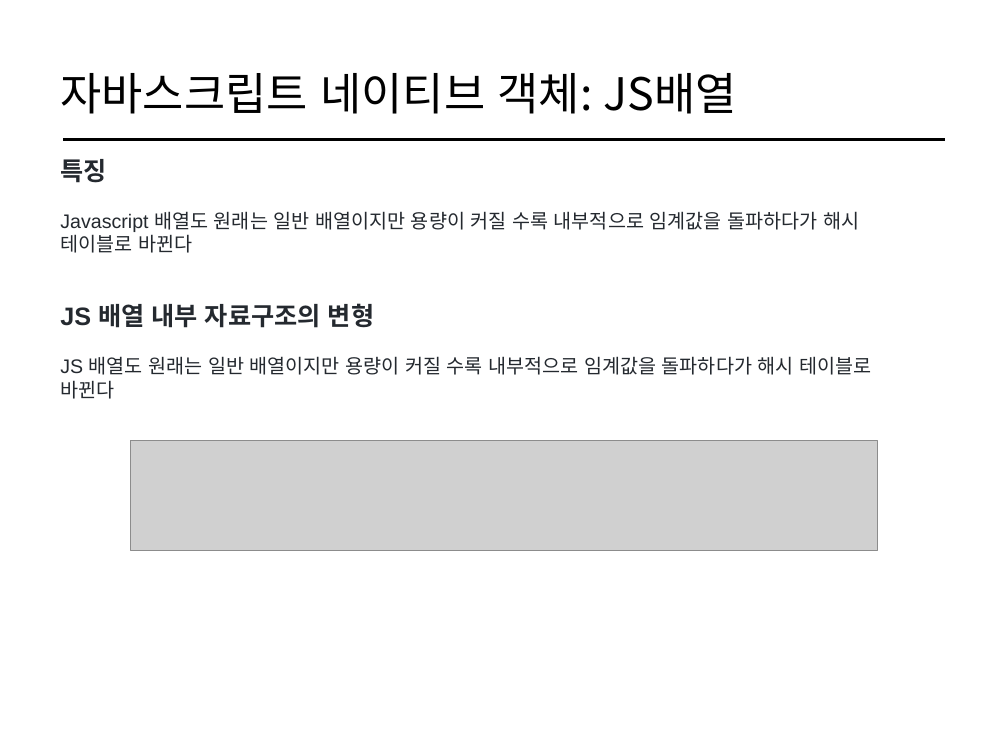
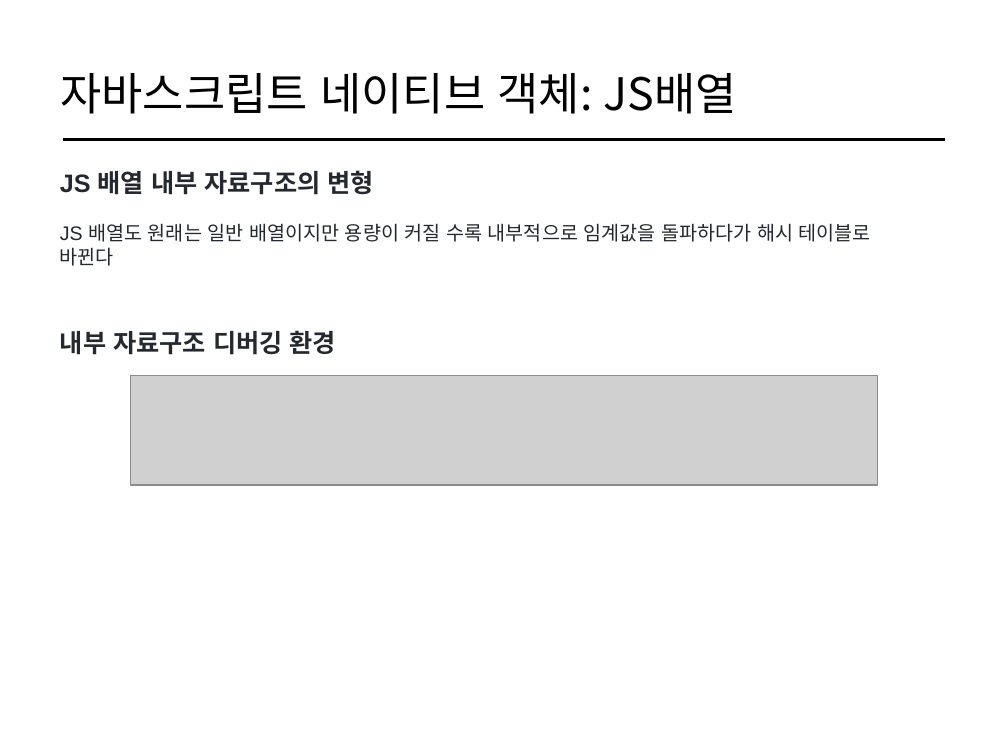
Before and after one commit to cs-study-org/cs-study, a slide deck: slide 12 of 05/yongki/DataStructure&FileSystem.pptx (slide 11 before the commit). Drawn at 1008x756 pixels with LibreOffice and Linux fonts; fonts in the diff are those of the drawing; grey boxes stand for pictures. Boxes give left, top, right and bottom in pixels: in the first picture for what was removed or moved away, otherwise in the second. Text is boxed around its words. In the diff, an @@ line names an element or a change of style, - is before the commit and + after.

```diff
--- a/05/yongki/DataStructure&FileSystem.pptx
+++ b/05/yongki/DataStructure&FileSystem.pptx
@@ text "JS 배열 내부 자료구조의 변형 ...": place and size @@
-text "JS 배열 내부 자료구조의 변형 ..." at (60,303,871,399)
+text "JS 배열 내부 자료구조의 변형 ..." at (60,170,871,266)
@@ text removed at (60,159,859,253) @@
-특징
-Javascript 배열도 원래는 일반 배열이지만 용량이 커질 수록 내부적으로 임계값을 돌파하다가 해시 테이블로 바뀐다
@@ text added at (60,330,336,355), 18 pt, text #24292F, bold @@
+내부 자료구조 디버깅 환경
@@ picture: place and size @@
-picture at (131,440,877,550)
+picture at (131,375,877,485)
```
Also in this commit, not shown: 9 other slides changed, 16 slides added.
